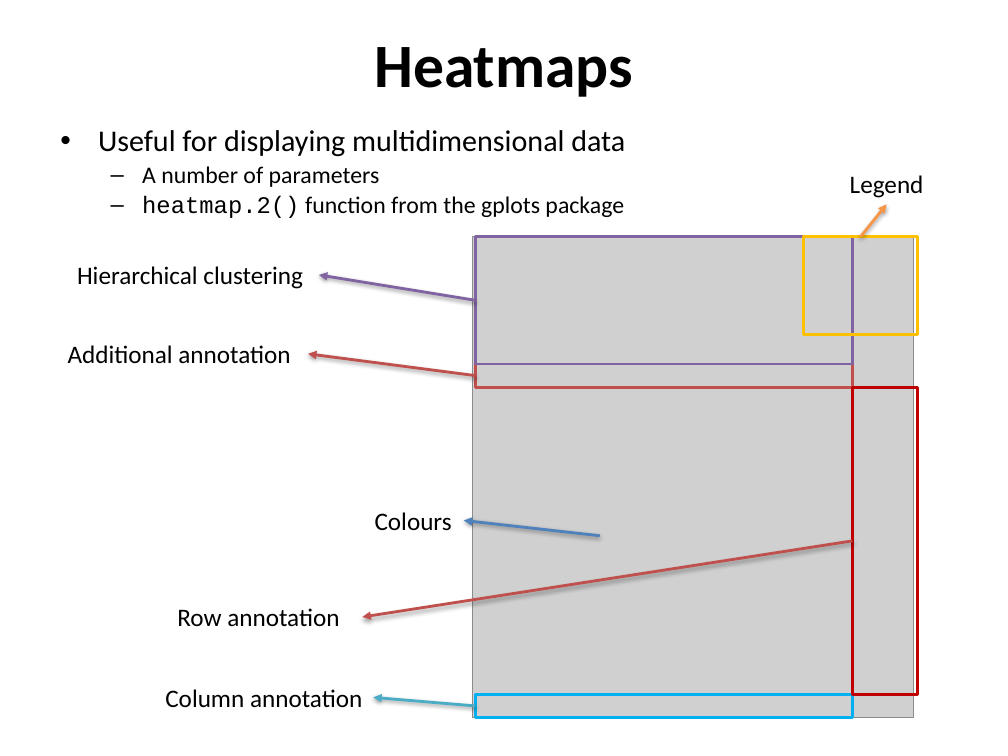
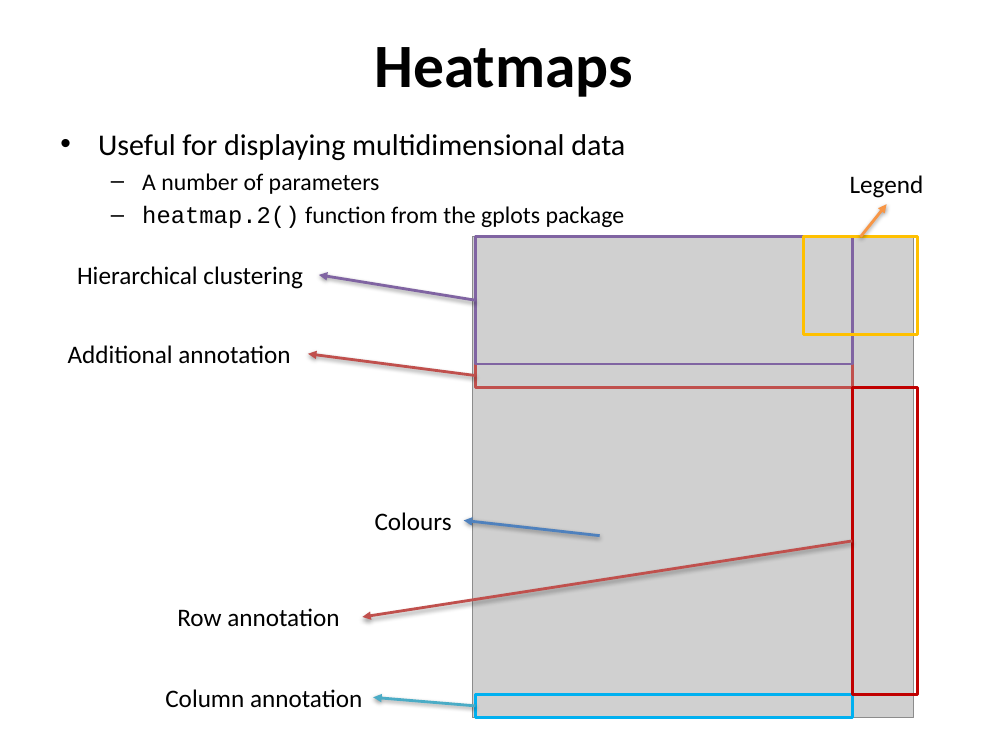
Before and after one commit to sraorao/data_analysis_visualisation_R_HT2022, a slide deck: slide 9 of powerpoint files/Session3.pptx. Drawn at 1008x756 pixels with LibreOffice and Linux fonts; fonts in the diff are those of the drawing; grey boxes stand for pictures. Boxes give left, top, right and bottom in pixels: in the first picture for what was removed or moved away, otherwise in the second. Text is boxed around its words. In the diff, an @@ line names an element or a change of style, - is before the commit and + after.

```diff
--- a/powerpoint files/Session3.pptx
+++ b/powerpoint files/Session3.pptx
@@ text "Useful for displaying multidimensional data" at (98, 134, 625, 228): line spacing 0.9 to 1 @@
```
Also in this commit, not shown: 9 other slides changed, 2 other files.
